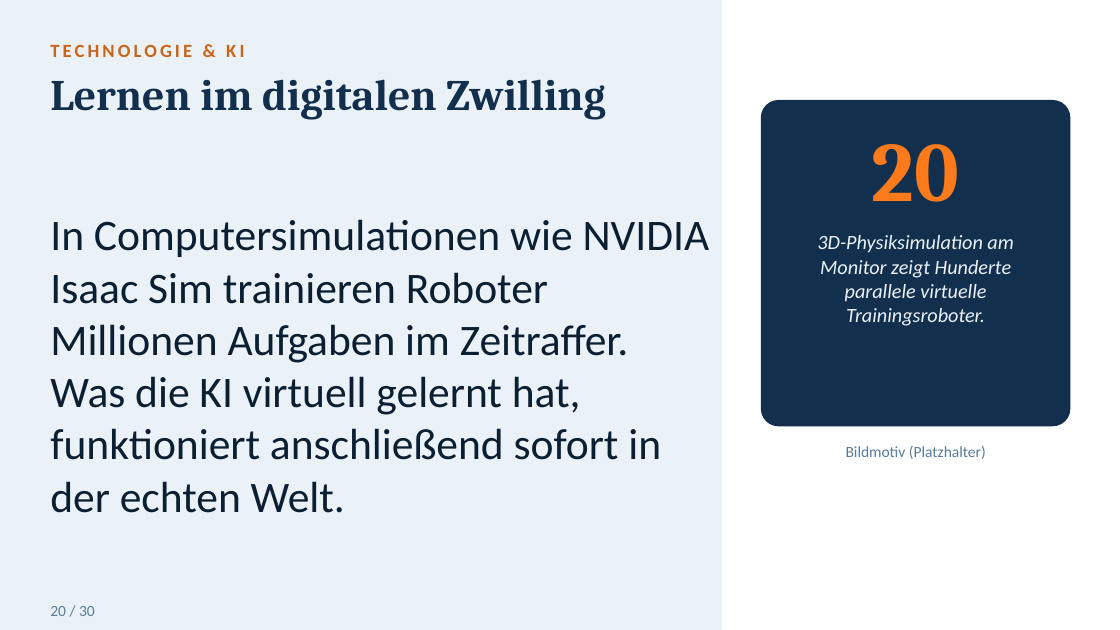
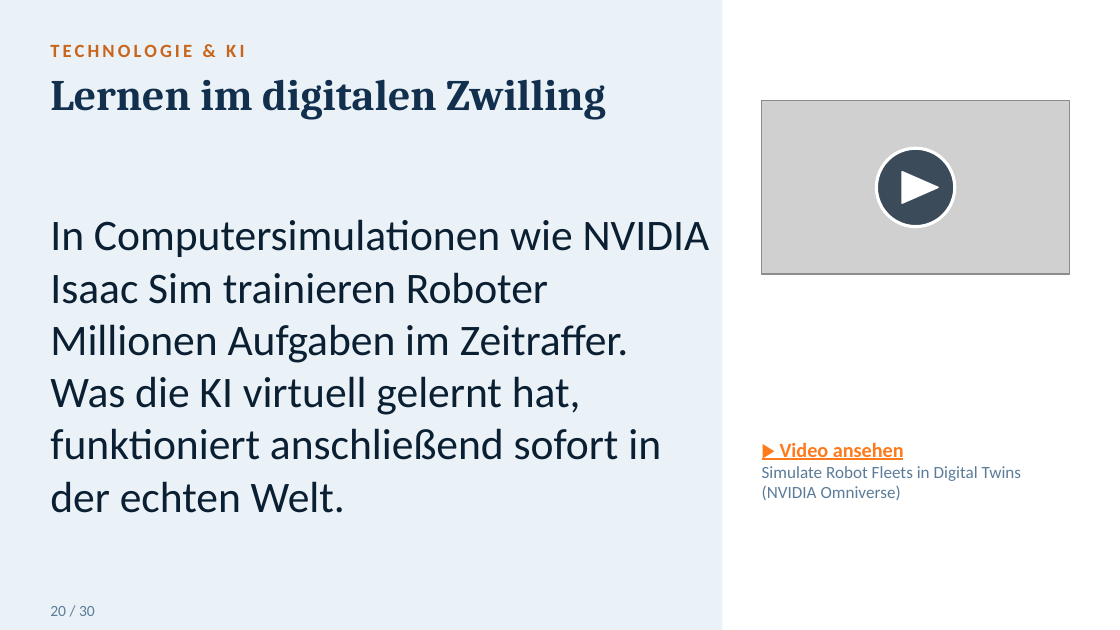
Before and after one commit to toshkaraf/tagesf-rderst-tte, a slide deck: slide 21 of Humanoide_Roboter_gross.pptx. Drawn at 1120x630 pixels with LibreOffice and Linux fonts; fonts in the diff are those of the drawing; grey boxes stand for pictures. Boxes give left, top, right and bottom in pixels: in the first picture for what was removed or moved away, otherwise in the second. Text is boxed around its words. In the diff, an @@ line names an element or a change of style, - is before the commit and + after.

```diff
--- a/Humanoide_Roboter_gross.pptx
+++ b/Humanoide_Roboter_gross.pptx
@@ rounded rectangle removed at (762, 101, 1070, 426) @@
@@ picture added at (762, 101, 1070, 274) @@
@@ text removed at (872, 144, 959, 202) @@
-20
@@ ellipse added at (877, 148, 955, 226), fill #0B1F33 at 75% opacity, outline #FFFFFF 2 pt @@
@@ triangle added at (902, 171, 937, 203), fill #FFFFFF, outline #FFFFFF 1 pt @@
@@ text removed at (817, 235, 1013, 326) @@
-3D-Physiksimulation am Monitor zeigt Hunderte parallele virtuelle Trainingsroboter.
@@ text at (762, 442, 1022, 500): text changed; size 10 to 11 pt @@
-Bildmotiv (Platzhalter)
+▶ Video ansehen
+Simulate Robot Fleets in Digital Twins (NVIDIA Omniverse)
@@ text "▶ Video ansehen" at (762, 442, 1022, 500): vertical alignment middle to top @@
```
Also in this commit, not shown: 9 other slides changed.
